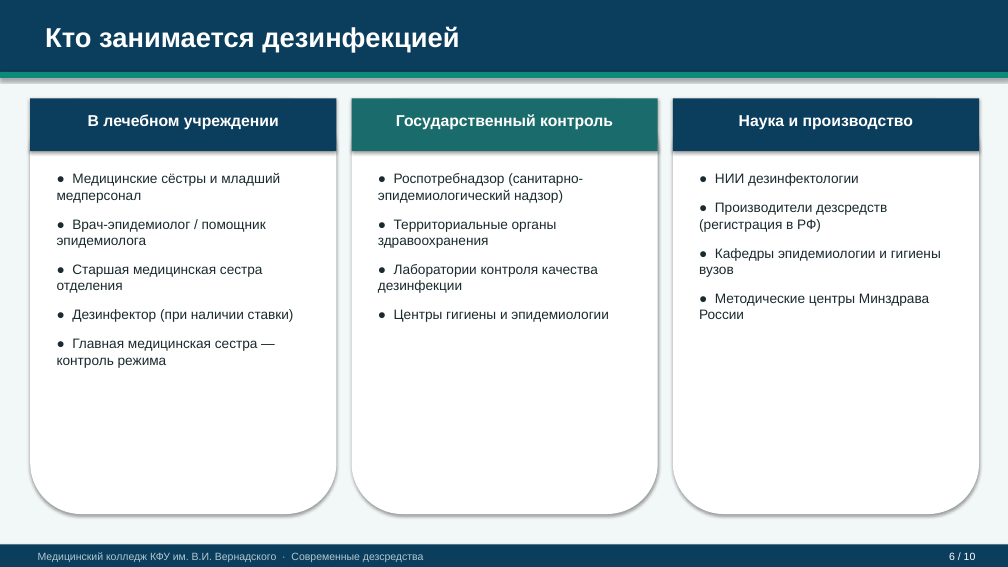
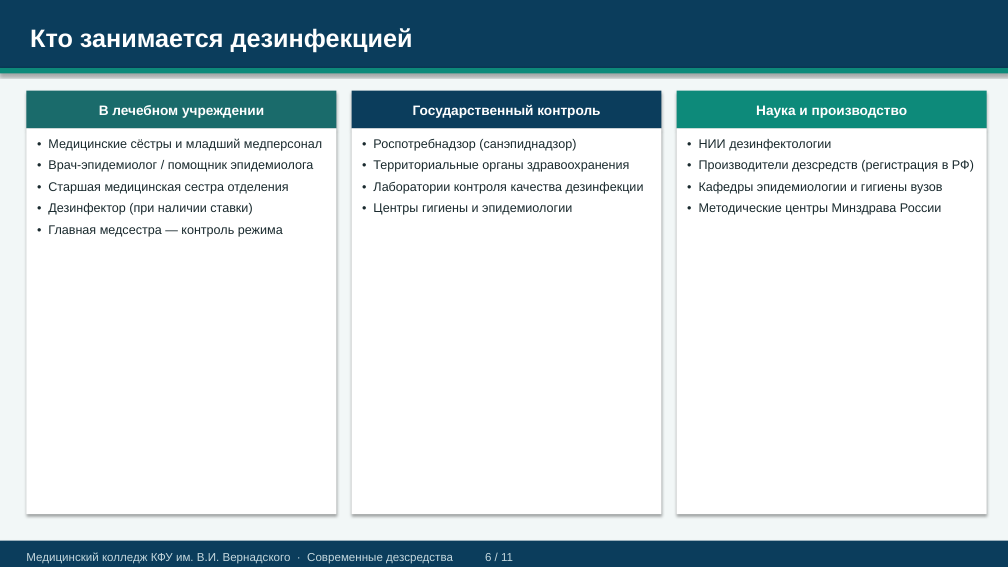
Before and after one commit to Ello-prog/ABC-Lab-2-Kurtseitov-Ali-I-2-25, a slide deck: slide 6 of Sovremennye_dezsredstva_Ametova.pptx. Drawn at 1008x567 pixels with LibreOffice and Linux fonts; fonts in the diff are those of the drawing. Boxes give left, top, right and bottom in pixels: in the first picture for what was removed or moved away, otherwise in the second. Text is boxed around its words. In the diff, an @@ line names an element or a change of style, - is before the commit and + after.

```diff
--- a/Sovremennye_dezsredstva_Ametova.pptx
+++ b/Sovremennye_dezsredstva_Ametova.pptx
@@ rectangle "Кто занимается дезинфекцией": place and size @@
-rectangle "Кто занимается дезинфекцией" at (0, 0, 1008, 72)
+rectangle "Кто занимается дезинфекцией" at (0, 0, 1008, 68)
@@ text in rectangle at (30, 28, 413, 52): text added @@
+Кто занимается дезинфекцией
@@ text removed at (45, 26, 459, 52) @@
-Кто занимается дезинфекцией
@@ rectangle: place and size @@
-rectangle at (0, 72, 1008, 78)
+rectangle at (0, 68, 1008, 73)
@@ rectangle "В лечебном учреждении": place and size @@
-rectangle "В лечебном учреждении" at (88, 114, 279, 130)
+rectangle "В лечебном учреждении" at (26, 91, 337, 129)
@@ rectangle "В лечебном учреждении" at (26, 91, 337, 129): size 15 to 13 pt; more space between paragraphs; vertical alignment top to middle; fill none to #1A6B6B; shadow on @@
@@ rounded rectangle removed at (30, 98, 337, 514) @@
@@ rectangle removed at (30, 98, 337, 151) @@
@@ rectangle "Государственный контроль": place and size @@
-rectangle "Государственный контроль" at (396, 114, 613, 130)
+rectangle "Государственный контроль" at (352, 91, 662, 129)
@@ rectangle "Государственный контроль" at (352, 91, 662, 129): size 15 to 13 pt; more space between paragraphs; vertical alignment top to middle; fill none to #0B3D5C; shadow on @@
@@ rounded rectangle removed at (352, 98, 658, 514) @@
@@ rectangle removed at (352, 98, 658, 151) @@
@@ rounded rectangle removed at (673, 98, 979, 514) @@
@@ rectangle removed at (673, 98, 979, 151) @@
@@ rectangle "Наука и производство": place and size @@
-rectangle "Наука и производство" at (739, 115, 913, 130)
+rectangle "Наука и производство" at (677, 91, 987, 129)
@@ rectangle "Наука и производство" at (677, 91, 987, 129): size 15 to 13 pt; more space between paragraphs; vertical alignment top to middle; fill none to #0D8A7A; shadow on @@
@@ rectangle "• Медицинские сёстры и младший ...": place and size @@
-rectangle "• Медицинские сёстры и младший ..." at (57, 173, 294, 368)
+rectangle "• Медицинские сёстры и младший ..." at (26, 129, 337, 514)
@@ text in rectangle at (48, 138, 322, 237): text changed; size 13 to 12 pt @@
-● Медицинские сёстры и младший медперсонал
-● Врач-эпидемиолог / помощник эпидемиолога
-● Старшая медицинская сестра отделения
-● Дезинфектор (при наличии ставки)
-● Главная медицинская сестра — контроль режима
+• Медицинские сёстры и младший медперсонал
+• Врач-эпидемиолог / помощник эпидемиолога
+• Старшая медицинская сестра отделения
+• Дезинфектор (при наличии ставки)
+• Главная медсестра — контроль режима
@@ fill none to #FFFFFF; shadow on in 3 elements at (677, 129, 987, 514), (26, 129, 337, 514), (352, 129, 662, 514) @@
@@ rectangle "• Роспотребнадзор (санэпиднадзор)": place and size @@
-rectangle "• Роспотребнадзор (санэпиднадзор)" at (378, 173, 609, 322)
+rectangle "• Роспотребнадзор (санэпиднадзор)" at (352, 129, 662, 514)
@@ text in rectangle at (373, 139, 644, 215): text changed; size 13 to 12 pt @@
-● Роспотребнадзор (санитарно-эпидемиологический надзор)
-● Территориальные органы здравоохранения
-● Лаборатории контроля качества дезинфекции
-● Центры гигиены и эпидемиологии
+• Роспотребнадзор (санэпиднадзор)
+• Территориальные органы здравоохранения
+• Лаборатории контроля качества дезинфекции
+• Центры гигиены и эпидемиологии
@@ rectangle "• НИИ дезинфектологии": place and size @@
-rectangle "• НИИ дезинфектологии" at (699, 173, 941, 319)
+rectangle "• НИИ дезинфектологии" at (677, 129, 987, 514)
@@ text in rectangle at (699, 139, 974, 215): text changed; size 13 to 12 pt @@
-● НИИ дезинфектологии
-● Производители дезсредств (регистрация в РФ)
-● Кафедры эпидемиологии и гигиены вузов
-● Методические центры Минздрава России
+• НИИ дезинфектологии
+• Производители дезсредств (регистрация в РФ)
+• Кафедры эпидемиологии и гигиены вузов
+• Методические центры Минздрава России
@@ rectangle "Медицинский колледж КФУ им. В.И. ...": place and size @@
-rectangle "Медицинский колледж КФУ им. В.И. ..." at (38, 552, 423, 562)
+rectangle "Медицинский колледж КФУ им. В.И. ..." at (0, 541, 1008, 567)
@@ rectangle "Медицинский колледж КФУ им. В.И. ..." at (0, 541, 1008, 567): vertical alignment top to middle; fill none to #0B3D5C; shadow on @@
@@ rectangle removed at (0, 544, 1008, 567) @@
@@ text in rectangle at (26, 552, 513, 564): text changed; size 10 to 11 pt; text colour #B0C8D0 to #C5D8DE @@
-Медицинский колледж КФУ им. В.И. Вернадского · Современные дезсредства
+Медицинский колледж КФУ им. В.И. Вернадского · Современные дезсредства 6 / 11
@@ text removed at (949, 552, 976, 560) @@
-6 / 10
```
Also in this commit, not shown: 10 other slides changed, 2 other files.
